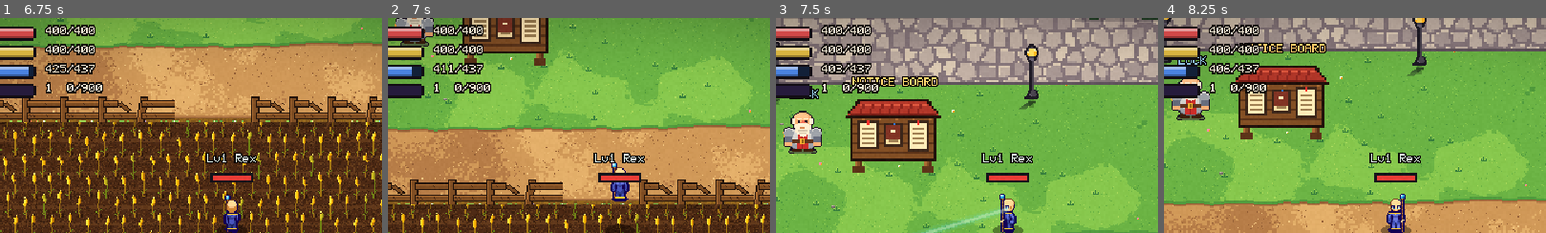
Above: before the commit, frames 1-4 (left to right).
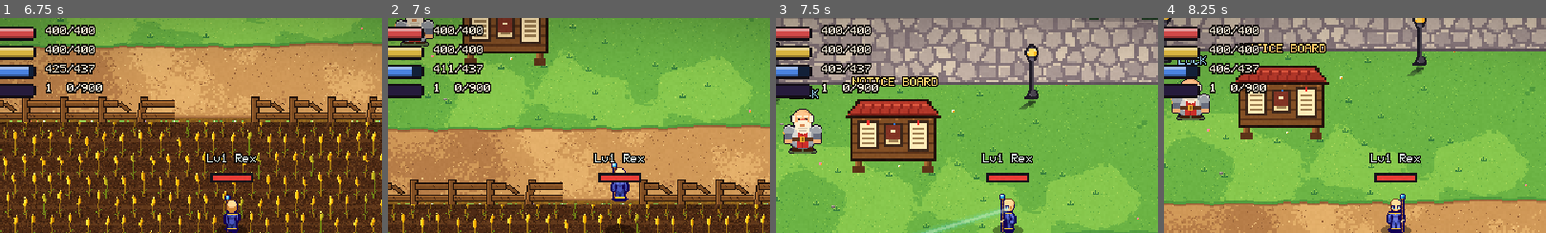
Above: after the commit, the same moments.

Repository: ivymiketwo/Dorkfall
Game: Godot game, scene res://scenes/main.tscn
The game is run twice, just before and just after one commit, with the same random seed, the same clock (stepped at 60 frames per second) and the same inputs.
Inputs (mouse positions are % of the whole screen's width and height, from its top left):
- Up to frame 1 (6.75 s): tap Enter at 0.5 s; drag from (89, 94) to (60, 28) at 0.52 s; drag from (92, 65) to (45, 70) at 1.27 s; move the mouse to (97, 45) at 2.02 s; hold D (move_right) 2.03-2.75 s; hold F (interact) 2.03-2.75 s; click (97, 45) at 2.17 s; drag from (45, 70) to (20, 35) at 2.77 s; move the mouse to (80, 65) at 3.52 s; hold A (move_left) 3.53-4.25 s; hold K (spellbook) 3.53-4.25 s; tap Space (jump) at 3.77, 4.07 s; drag from (20, 35) to (35, 25) at 4.27 s; move the mouse to (55, 50) at 5.02 s; hold S (move_down) 5.03-5.75 s; hold C (stats) 5.03-5.75 s; click (55, 50) at 5.17 s; drag from (35, 25) to (30, 55) at 5.77 s; move the mouse to (72, 45) at 6.52 s; hold W (move_up) from 6.53 s (still down); tap Keypad Enter at 6.6 s
- Up to frame 2 (7 s): keep holding W (move_up); tap Space (jump) at 6.77 s
- Up to frame 3 (7.5 s): tap Space (jump) at 7.07 s; release W (move_up) at 7.25 s; drag from (30, 55) to (12, 6) at 7.27 s
- Up to frame 4 (8.25 s): move the mouse to (60, 28) at 8.02 s; hold S (move_down) from 8.03 s (still down); tap X at 8.1 s
The pictures show only the part of the screen within x 20-70%, y 0-50%; the shares and areas given below are measured in that part.

Frame 1 is identical in both runs. In frame 2, 0.3% of the frame differs, in the area x 2-12%, y 0-12%; in frame 3, 0.8%, in the area x 2-12%, y 42-61%; in frame 4, 0.6%.

Commit message:
Potion shop interior redesign: new room art, animated bubbling cauldron, new Mirelle sprite with idle bob
Co-Authored-By: Claude Opus 5.5 <noreply@anthropic.com>
Claude-Session: https://claude.ai/code/session_01UyEsHhhwY5pbE3D4yW6PxM

Diff:
--- a/scenes/interior_potion_shop.tscn
+++ b/scenes/interior_potion_shop.tscn
@@ -6,18 +6,23 @@
 [ext_resource type="PackedScene" path="res://scenes/npc.tscn" id="3_npc"]
 [ext_resource type="Resource" path="res://shops/potion_shop.tres" id="4_shop"]
 [ext_resource type="Texture2D" path="res://art/potion_keeper.png" id="5_keeper"]
+[ext_resource type="Script" path="res://scripts/cauldron.gd" id="6_cauldron"]
 
 [sub_resource type="RectangleShape2D" id="RectangleShape2D_exit"]
 size = Vector2(24, 6)
 
 [node name="PotionShop" type="Node2D"]
 script = ExtResource("1_script")
-solids = Array[Rect2]([Rect2(0, 0, 224, 32), Rect2(0, 0, 8,  …(178 unchanged characters)… 2, 126, 28, 18), Rect2(166, 152, 38, 12)])
+solids = Array[Rect2]([Rect2(0, 0, 224, 32), Rect2(0, 0, 8,  …(178 unchanged characters)… 2, 126, 28, 18), Rect2(166, 152, 38, 12), Rect2(11, 144, 22, 17)])
 
 [node name="Room" type="Sprite2D" parent="."]
 texture = ExtResource("2_tex")
 centered = false
 scale = Vector2(0.5, 0.5)
+
+[node name="Cauldron" type="Node2D" parent="."]
+position = Vector2(34, 72)
+script = ExtResource("6_cauldron")
 
 [node name="Entry" type="Marker2D" parent="."]
 position = Vector2(112, 152)
@@ -33,3 +38,4 @@
 display_name = "Mirelle"
 shop = ExtResource("4_shop")
 sprite_texture = ExtResource("5_keeper")
+idle_split_row = 27
--- /dev/null
+++ b/scripts/cauldron.gd
@@ -0,0 +1,105 @@
+extends Node2D
+## A bubbling cauldron: iron pot over a crackling fire, with bubbles popping on the
+## brew and puffs of steam drifting up. Everything is drawn on the art pixel grid
+## (half a world unit), so it matches the rest of the pixel art.
+
+@export var brew_color := Color(0.39, 0.84, 0.42)
+@export var steam_color := Color(0.75, 1.0, 0.75)
+
+const P := 0.5                         # one art pixel in world units
+const TEX := preload("res://art/cauldron.png")
+const SURFACE := Vector2(0, -17.5)     # centre of the brew, relative to the node (pot bottom)
+const RX := 8.5
+const RY := 1.6
+
+var _t := 0.0
+var _bubbles: Array = []               # {p, age, life, size}
+var _steam: Array = []                 # {p, age, life, drift}
+var _bubble_cd := 0.0
+var _steam_cd := 0.0
+
+
+func _process(delta: float) -> void:
+	_t += delta
+	_bubble_cd -= delta
+	if _bubble_cd <= 0.0:
+		_bubble_cd = randf_range(0.05, 0.18)
+		var a := randf() * TAU
+		var r := sqrt(randf()) * 0.85
+		_bubbles.append({"p": SURFACE + Vector2(cos(a) * RX * r, sin(a) * RY * r), "age": 0.0,
+				"life": randf_range(0.45, 0.95), "size": 1 if randf() < 0.5 else 2})
+	_steam_cd -= delta
+	if _steam_cd <= 0.0:
+		_steam_cd = randf_range(0.12, 0.3)
+		_steam.append({"p": SURFACE + Vector2(randf_range(-6.0, 6.0), -1.0), "age": 0.0,
+				"life": randf_range(1.2, 2.0), "drift": randf_range(-1.5, 1.5)})
+	for i in range(_bubbles.size() - 1, -1, -1):
+		_bubbles[i].age += delta
+		if _bubbles[i].age > _bubbles[i].life:
+			_bubbles.remove_at(i)
+	for i in range(_steam.size() - 1, -1, -1):
+		var s: Dictionary = _steam[i]
+		s.age += delta
+		s.p += Vector2(s.drift + sin(_t * 2.0 + s.p.y) * 0.8, -6.0) * delta
+		if s.age > s.life:
+			_steam.remove_at(i)
+	queue_redraw()
+
+
+func _px(at: Vector2, c: Color, w := 1, h := 1) -> void:
+	draw_rect(Rect2((at / P).floor() * P, Vector2(w, h) * P), c)
+
+
+func _draw() -> void:
+	var flick := 0.75 + 0.25 * sin(_t * 11.0) * sin(_t * 7.3)
+	# warm firelight on the hearth (a flattened glow under the pot)
+	draw_set_transform(Vector2(0, 0), 0.0, Vector2(1.0, 0.45))
+	draw_circle(Vector2.ZERO, 16.0, Color(1.0, 0.55, 0.2, 0.10 * flick))
+	draw_circle(Vector2.ZERO, 11.0, Color(1.0, 0.62, 0.25, 0.12 * flick))
+	draw_set_transform(Vector2.ZERO)
+	draw_texture_rect(TEX, Rect2(Vector2(-15, -23), Vector2(30, 23)), false)
+	# flames licking up around the bottom of the pot: little tapered tongues
+	for i in 7:
+		var bx := -9.0 + i * 3.0 + sin(_t * 3.0 + i) * 0.5
+		var hn := int((4.0 + 7.0 * absf(sin(_t * (6.0 + i * 0.9) + i * 2.1))) * (1.0 - absf(bx) / 14.0))
+		for j in hn:
+			var k := float(j) / float(maxi(hn, 1))
+			var w := maxi(1, int(round(3.0 * (1.0 - k))))
+			var sway := int(round(sin(_t * 9.0 + i + j * 0.6) * k * 1.5))
+			var y := 0.5 - (j + 1) * P
+			var x := bx + (sway - w / 2.0) * P
+			var col := Color(0.92, 0.3, 0.1) if k > 0.55 else Color(1.0, 0.58, 0.16)
+			_px(Vector2(x, y), col, w, 1)
+			if k < 0.35 and w >= 3:
+				_px(Vector2(x + P, y), Color(1.0, 0.9, 0.5))
+	# shimmering streak drifting across the brew
+	var sx := fposmod(_t * 5.0, RX * 2.0 + 6.0) - RX - 3.0
+	for k in 5:
+		var x := sx + k * P
+		if absf(x) < RX * 0.8:
+			_px(SURFACE + Vector2(x, -0.5), brew_color.lightened(0.5))
+	# bubbles: swell up as little domes, then pop into a splash ring
+	for b: Dictionary in _bubbles:
+		var k: float = b.age / b.life
+		var c: Vector2 = b.p
+		if k < 0.8:
+			var s: int = (b.size + 1) if k > 0.4 else b.size
+			_px(c + Vector2(-P, -(s) * P), brew_color.darkened(0.45), s + 2, s + 1)
+			_px(c + Vector2(0, -(s - 1) * P), brew_color.lightened(0.3), s, s)
+			_px(c + Vector2(0, -(s - 1) * P), Color(1, 1, 1, 0.95))
+		else:
+			var col := brew_color.lightened(0.65)
+			for o in [Vector2(-3 * P, 0), Vector2(3 * P, 0), Vector2(-2 * P, -2 * P), Vector2(2 * P, -2 * P), Vector2(0, -3 * P)]:
+				_px(c + o, col)
+	# steam puffs
+	for s: Dictionary in _steam:
+		var k: float = s.age / s.life
+		var col := steam_color
+		col.a = 0.7 * (1.0 - k)
+		var size := 2 if k < 0.35 else (3 if k < 0.7 else 4)
+		if size >= 3:          # rounded puff: square with the corners knocked off
+			_px(s.p + Vector2(P, 0), col, size - 2, size)
+			_px(s.p + Vector2(0, P), col, 1, size - 2)
+			_px(s.p + Vector2((size - 1) * P, P), col, 1, size - 2)
+		else:
+			_px(s.p, col, size, size)
--- a/scripts/npc.gd
+++ b/scripts/npc.gd
@@ -8,18 +8,48 @@
 ## Optional: replaces the default shopkeeper picture.
 @export var sprite_texture: Texture2D
 
+## Idle animation: art row where the upper body ends (0 = no idle bob). The upper body
+## dips 1px every BOB_PERIOD seconds, sliding over the legs, like Luck and the player.
+@export var idle_split_row := 0
+
 const PX := 0.5   # one real screen pixel in world units (camera zoom is 2)
+const BOB_PERIOD := 0.6
 
 var _near := false
+var _upper: Sprite2D
+var _bob := 0.0
 
 
 func _ready() -> void:
 	add_to_group("interactables")
 	if sprite_texture:
 		$Sprite2D.texture = sprite_texture
+	if idle_split_row > 0:
+		_split_sprite()
 
 
-func _process(_delta: float) -> void:
+func _split_sprite() -> void:
+	var legs: Sprite2D = $Sprite2D
+	var tex := legs.texture
+	var h := tex.get_height()
+	var bottom := legs.offset.y + h / 2.0          # keep the feet where they were
+	legs.region_enabled = true
+	legs.region_rect = Rect2(0, idle_split_row, tex.get_width(), h - idle_split_row)
+	legs.offset = Vector2(legs.offset.x, bottom - (h - idle_split_row) / 2.0)
+	_upper = Sprite2D.new()
+	_upper.texture = tex
+	_upper.scale = legs.scale
+	_upper.region_enabled = true
+	_upper.region_rect = Rect2(0, 0, tex.get_width(), idle_split_row)
+	_upper.offset = Vector2(legs.offset.x, bottom - h + idle_split_row / 2.0)
+	add_child(_upper)
+	_bob = randf() * BOB_PERIOD * 2.0
+
+
+func _process(delta: float) -> void:
+	if _upper:
+		_bob += delta
+		_upper.position.y = 0.0 if int(_bob / BOB_PERIOD) % 2 == 0 else 1.0
 	var player := Players.local(get_tree())
 	var near := player != null and global_position.distance_to(player.global_position) <= interact_range
 	if near != _near:
Binary file added: art/cauldron.png
Binary file changed: art/interior_potion_shop.png
Binary file changed: art/potion_keeper.png
Not shown: 1 places in scenes/interior_potion_shop.tscn that only renumber resources
